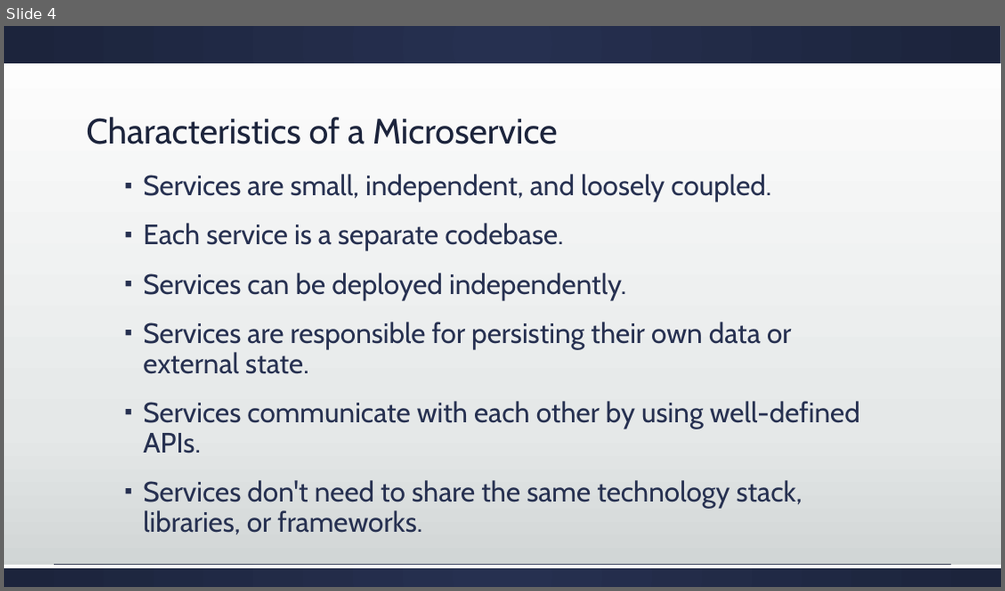
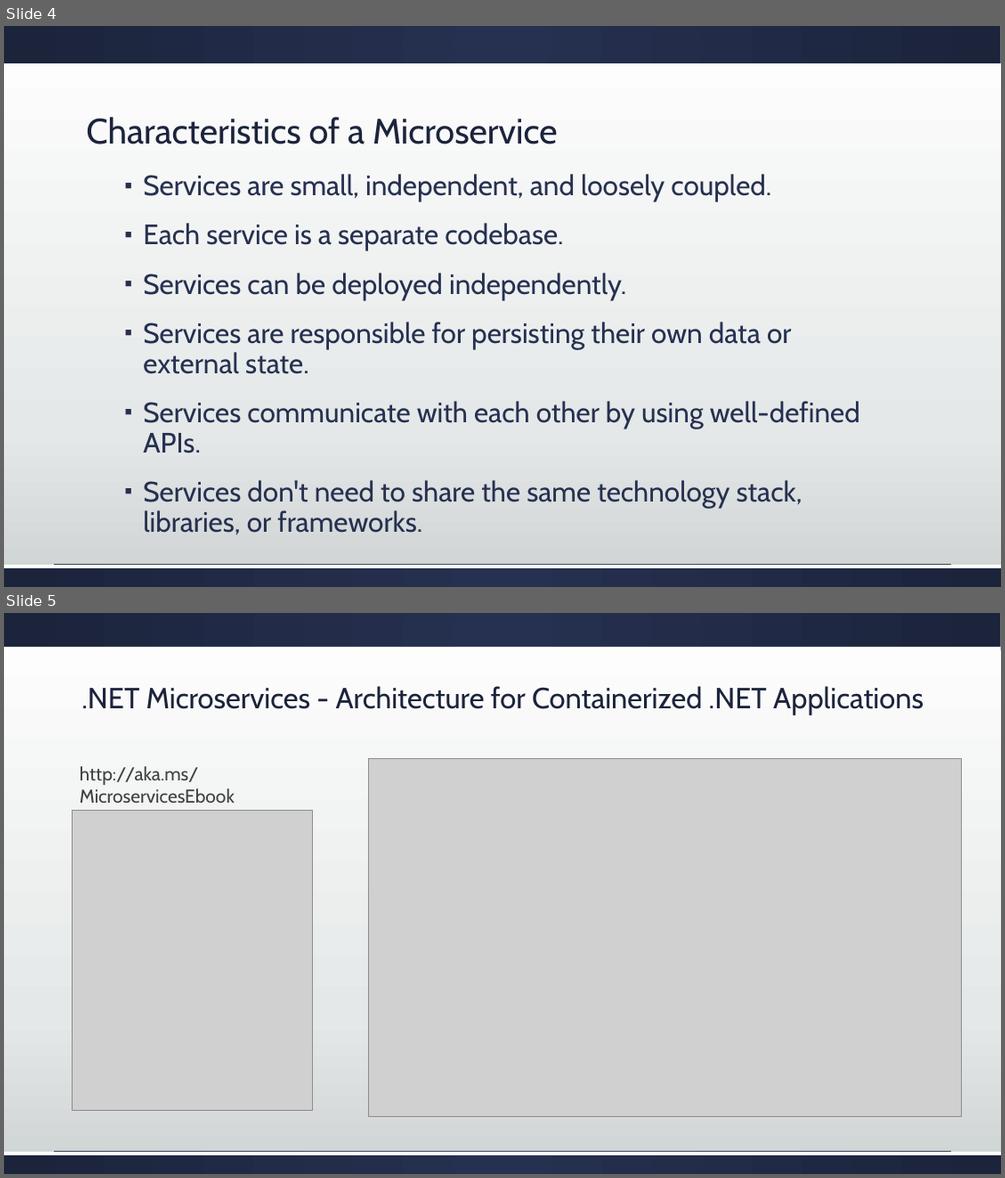
Before and after one commit to geffzhang/DockerStarted, a slide deck: dotnetcoredockerk8s.pptx. Shown one above the other, each under a label of ours: slide 4 before the commit, slides 4 and 5 after it. The pictures are 1005x591 and 1005x1178 pixels, drawn with LibreOffice and Linux fonts; fonts in the diff are those of the drawing; grey boxes stand for pictures. Boxes give left, top, right and bottom in pixels: in the first picture for what was removed or moved away, otherwise in the second. Text is boxed around its words. In the diff, an @@ line names an element or a change of style, - is before the commit and + after.

```diff
--- a/dotnetcoredockerk8s.pptx
+++ b/dotnetcoredockerk8s.pptx
@@ slide 5 added at <box>4,613,1001,1174</box>, background gradient #FFFFFF to #E5E8E8 to #CDD2D2; not listed: 3 template elements that a slide beside it also shows @@
@@ rectangle added at <box>4,647,1001,650</box>, fill #FFFFFF @@
@@ title added at <box>81,686,923,715</box>, 28 pt, text #1D243C @@
+.NET Microservices - Architecture for Containerized .NET Applications
@@ text added at <box>80,766,235,803</box>, 18 pt, text #404040 @@
+http://aka.ms/MicroservicesEbook
@@ picture added at <box>368,758,961,1116</box> @@
@@ picture added at <box>72,810,312,1111</box> @@
```
Also in this commit, not shown: 1 slide changed, 4 other slides added.
